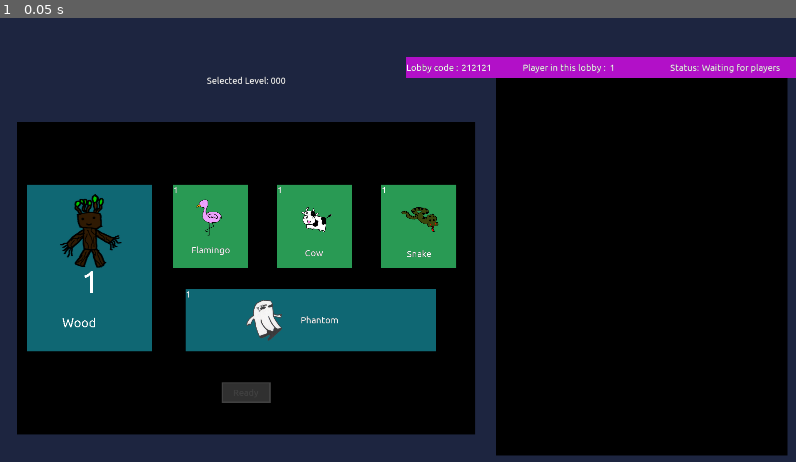
Above: before the commit, frame 1.
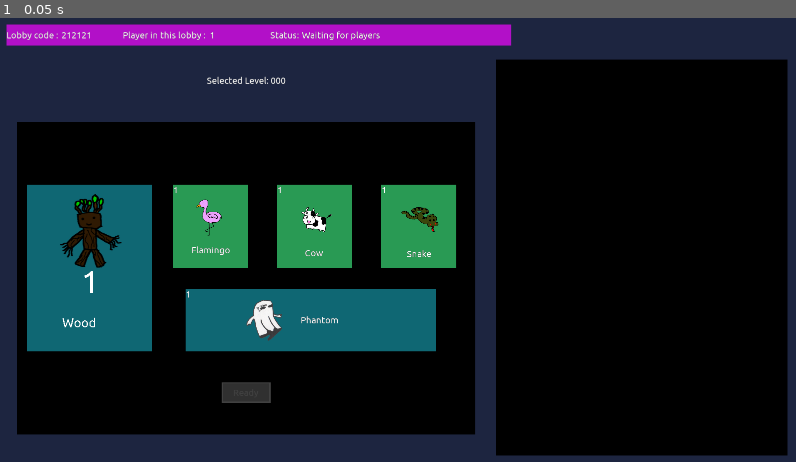
Above: after the commit, the same moment.

Repository: Vjonquiere/Mocra
Game: Godot game, scene res://mocraAdventure/lobby/lobby.tscn
The game is run twice, just before and just after one commit, with the same random seed, the same clock (stepped at 60 frames per second) and the same inputs. This scene is started directly instead of the project's main scene.
Inputs:
- Up to frame 1 (0.05 s): no input

The runs differ from the first frame. In frame 1, 5.5% of the frame differs, in the area x 0-100%, y 1-14%.

Commit message:
mocraAdventure loading map and players

Diff:
--- a/mocraAdventure/lobby/lobby.tscn
+++ b/mocraAdventure/lobby/lobby.tscn
@@ -77,18 +77,16 @@
 margin_bottom = 1050.0
 
 [node name="LobbyInfos" type="Control" parent="."]
-anchor_left = 0.5
-anchor_top = 0.04
-anchor_right = 0.5
-anchor_bottom = 0.04
-margin_left = 24.9651
-margin_top = 51.2841
-margin_right = 1236.97
-margin_bottom = 101.284
+margin_left = 25.0
+margin_top = 16.0
+margin_right = 1237.0
+margin_bottom = 65.9999
 
 [node name="TextureRect" type="TextureRect" parent="LobbyInfos"]
-margin_right = 1212.0
-margin_bottom = 50.0
+anchor_right = 1.0
+anchor_bottom = 1.0
+margin_right = -0.00488281
+margin_bottom = 0.000106812
 texture = ExtResource( 5 )
 expand = true
 
--- a/mocraAdventure/map/map_constructor.gd
+++ b/mocraAdventure/map/map_constructor.gd
@@ -4,8 +4,8 @@
 var tileMap = TileMap.new()
 var counter = 0
 
-func set_map(map1):
-	map = map1
+func set_map(chosen_map:Map):
+	map = chosen_map
 
 func load_tileSet():
 	tileMap.set_tileset(load(map.get_tileSet()))
@@ -13,7 +13,7 @@
 
 func displayMap():
 	if map == null:
-		return
+		return null
 	for i in range(map.get_number_of_y_tiles()):
 		for j in range(map.get_number_of_x_tiles()):
 			tileMap.set_cell(j, i, map.tiles[counter])
--- a/mocraAdventure/object_cards/card.tscn
+++ b/mocraAdventure/object_cards/card.tscn
@@ -20,14 +20,10 @@
 texture = ExtResource( 3 )
 
 [node name="EffectLabel" type="Label" parent="."]
-anchor_left = 0.5
-anchor_top = 0.5
-anchor_right = 0.5
-anchor_bottom = 0.5
-margin_left = -38.0
-margin_top = -13.0
-margin_right = 38.0
-margin_bottom = 13.0
+margin_left = 89.0
+margin_top = 129.0
+margin_right = 165.0
+margin_bottom = 155.0
 theme = ExtResource( 4 )
 text = "EFFECT"
 
@@ -38,14 +34,10 @@
 margin_bottom = 47.6659
 
 [node name="CooldownLabel" type="Label" parent="."]
-anchor_left = 0.5
-anchor_top = 0.5
-anchor_right = 0.5
-anchor_bottom = 0.5
-margin_left = -64.0
-margin_top = 50.0
-margin_right = 64.0
-margin_bottom = 76.0
+margin_left = 63.0
+margin_top = 217.0
+margin_right = 191.0
+margin_bottom = 243.0
 grow_horizontal = 2
 theme = ExtResource( 4 )
 text = "COOLDOWN"
--- a/mocraAdventure/player_tag/Player_tag.tscn
+++ b/mocraAdventure/player_tag/Player_tag.tscn
@@ -7,6 +7,21 @@
 [ext_resource path="res://images/default1.png" type="Texture" id=5]
 [ext_resource path="res://images/default3.png" type="Texture" id=6]
 [ext_resource path="res://mocraAdventure/player_tag/not_ready.png" type="Texture" id=7]
+[ext_resource path="res://mocraAdventure/player_tag/loading.png" type="Texture" id=8]
+
+[sub_resource type="Animation" id=1]
+resource_name = "loading"
+length = 8.0
+tracks/0/type = "bezier"
+tracks/0/path = NodePath("LoadingSprite:rotation_degrees")
+tracks/0/interp = 1
+tracks/0/loop_wrap = true
+tracks/0/imported = false
+tracks/0/enabled = true
+tracks/0/keys = {
+"points": PoolRealArray( 0, -0.25, 0, 0.25, 0, -90, -0.25, 0, 0.25, 0, -180, -0.25, 0, 0.25, 0, -270, -0.25, 0, 0.25, 0, -360, -0.25, 0, 0.25, 0 ),
+"times": PoolRealArray( 0, 2, 4, 6, 8 )
+}
 
 [node name="Control" type="Control"]
 anchor_right = 1.0
@@ -253,12 +268,16 @@
 text = "1"
 
 [node name="ReadyTexture" type="TextureRect" parent="."]
-anchor_left = 0.942
-anchor_top = 0.117
-anchor_right = 0.942
-anchor_bottom = 0.117
-margin_left = -25.3
-margin_top = -28.1
-margin_right = 24.7
-margin_bottom = 21.9
+margin_left = 555.0
+margin_top = 49.0
+margin_right = 605.0
+margin_bottom = 99.0
 texture = ExtResource( 7 )
+
+[node name="LoadingSprite" type="Sprite" parent="."]
+visible = false
+position = Vector2( 580, 77 )
+texture = ExtResource( 8 )
+
+[node name="AnimationPlayer" type="AnimationPlayer" parent="."]
+anims/loading = SubResource( 1 )
--- a/mocraAdventure/player_tag/script.gd
+++ b/mocraAdventure/player_tag/script.gd
@@ -11,6 +11,16 @@
 
 func set_profile_pic(path:String) -> void:
 	pass
+
+func play_loading_anim() -> void:
+	$LoadingSprite.visible = true
+	$ReadyTexture.visible = false
+	$AnimationPlayer.play("loading")
+
+func stop_loading_anim() -> void:
+	$LoadingSprite.visible = false
+	$ReadyTexture.visible = true
+	$AnimationPlayer.stop()
 
 func toggle_ready_state(state):
 	if state:
--- a/scripts/AdventureLobby.gd
+++ b/scripts/AdventureLobby.gd
@@ -7,6 +7,7 @@
 var timed_out_counter = 0
 var selection = load("res://mocraAdventure/lobby/lobby.tscn").instance()
 var selected_cards = {}
+var loading = {"map":false, "players":false}
 
 signal selection_updated(data)
 signal level_changed(selected_level)
@@ -135,10 +136,33 @@
 func _on_Node2D_ready_update(state):
 	rpc_id(1, "ready_update", state)
 
-remote func load_players(test):
-	print("LOADING PLAYERS")
-	print(test)
+remote func set_all_to_loading_state(player_ids:Array) -> void:
+	for i in range(len(player_ids)):
+		card_selection_node[player_ids[i]].play_loading_anim()
 
-remote func load_map(test):
-	print("LOADING MAP")
-	print(test)
+remote func player_load_finished(player_id):
+	card_selection_node[player_id].stop_loading_anim()
+
+remote func load_players(player_array:Array):
+	pass
+#	for i in range(len(player_array)):
+#		create players
+
+remote func load_map(map_path):
+	var map_load = Map.new()
+	map_load.load_map(map_path)
+	var map = MapConstrucor.new()
+	map.set_map(map_load)
+	map.load_tileSet()
+	$".".add_child(map.displayMap())
+	loading["map"] = true
+	loading_complete_check()
+
+func loading_complete_check() -> void:
+	if loading["map"] == true and loading["players"] == true:
+		rpc_id(1, "load_finished")
+	else:
+		print("Incomplete Loading")
+
+remote func start():
+	print(get_node(".").children())
Not shown: 1 places in mocraAdventure/player_tag/Player_tag.tscn that only renumber resources
Binary file added: mocraAdventure/player_tag/loading.png
